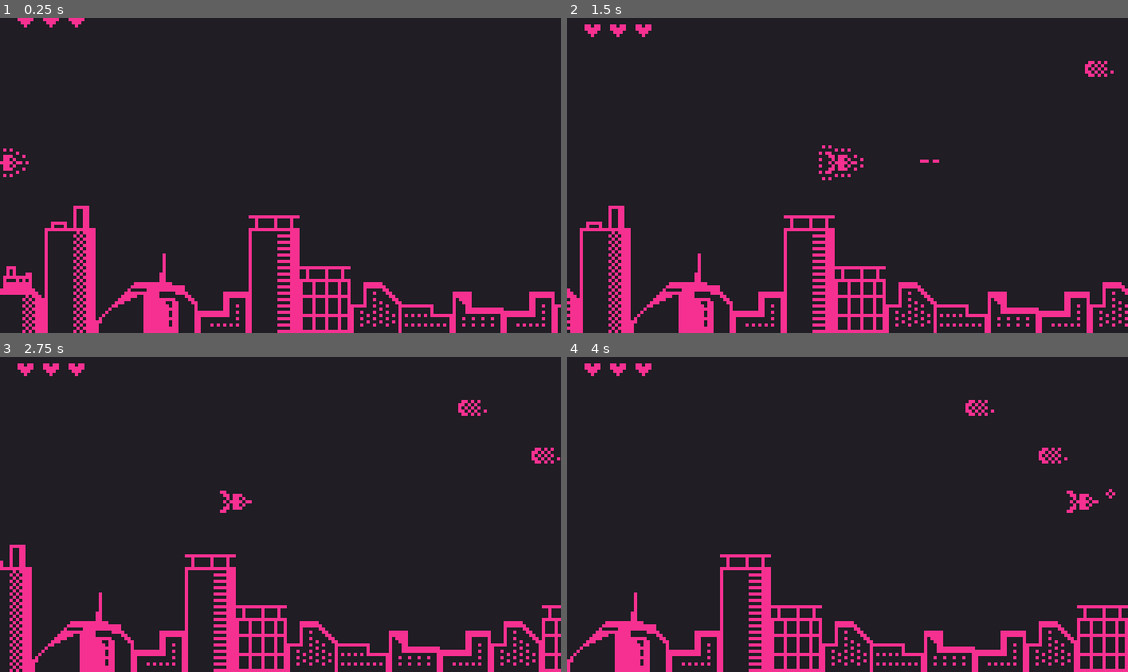
Above: before the commit, frames 1-4 (two rows, left to right).
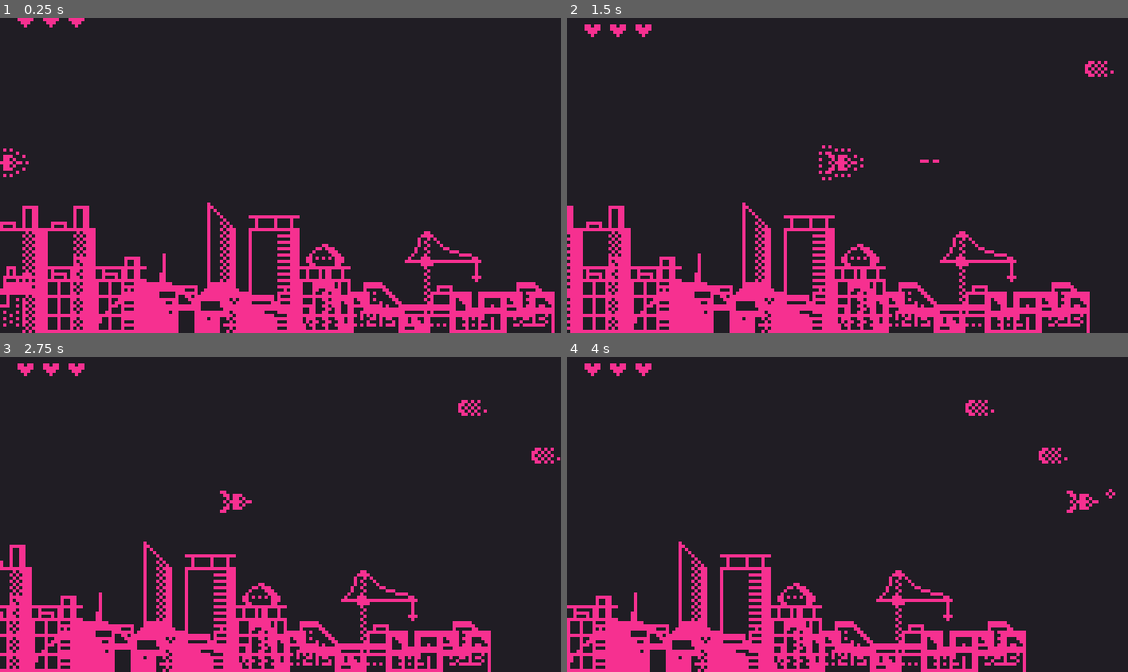
Above: after the commit, the same moments.

Repository: victor-romero-martinez/space-umpact
Game: Godot game, scene res://scenes/main.tscn
The game is run twice, just before and just after one commit, with the same random seed, the same clock (stepped at 60 frames per second) and the same inputs.
Inputs:
- Up to frame 1 (0.25 s): no input
- Up to frame 2 (1.5 s): tap Enter (ui_accept) at 0.5, 0.77 s; hold Right (ui_right) from 0.53 s (still down)
- Up to frame 3 (2.75 s): tap Enter (ui_accept) at 1.52 s; release Right (ui_right) at 2.03 s; hold Left (ui_left) from 2.03 s (still down)
- Up to frame 4 (4 s): release Left (ui_left) at 2.78 s; hold Right (ui_right) from 2.78 s (still down); tap Enter (ui_accept) at 3.02, 3.77 s

The runs differ from the first frame. In frame 1, 7.1% of the frame differs, in the area x 0-100%, y 58-100%; in frame 2, 7.0%; in frame 3, 6.7%; in frame 4, 6.9%.

Commit message:
update: background distribution

Diff:
--- a/scripts/map_chunk.gd
+++ b/scripts/map_chunk.gd
@@ -1,6 +1,7 @@
 extends Node2D
+class_name MapChunk
 
-signal screen_out(body)
+signal off_screen(body)
 
 @export var speed: float = 8.0
 @onready var screen_size = -Global.screen_size.x #WARNING: must be negative
@@ -9,5 +10,5 @@
 func _physics_process(delta):
 	position.x = position.x + delta * -speed
 
-	if position.x < screen_size:
-		screen_out.emit(self)
+	if position.x < screen_size: # screen_size is negative value (e.g. -176)
+		off_screen.emit(self)
--- a/scripts/map_manager.gd
+++ b/scripts/map_manager.gd
@@ -1,5 +1,12 @@
 @icon("res://assets/icons/gear.svg")
 extends Node2D
+
+''' Instructions
+	- add tilemap components as children
+	- add tiles in List Map on Inspector
+'''
+
+@export var list_map: Array[MapChunk] = []
 
 @onready var screen_size = Global.screen_size.x
 
@@ -7,21 +14,17 @@
 var counter: int = 0
 
 func _ready():
-	counter = get_child_count()
-
-	for i in counter:
-		total_size = screen_size * i
-		var c = get_child(i)
-		c.position.x = total_size
-
-
+	if not list_map.is_empty():
+		for child in list_map:
+			total_size = screen_size * counter
+			child.position.x = total_size
+			child.off_screen.connect(_on_exit_screen)
+			counter += 1
+	else:
+		push_error('List map is empty')
+#
+#
 #NOTE: no se si esta sea lo mas optimo
-func _on_tile_map_screen_out(body):
+func _on_exit_screen(body):
 	body.position.x = total_size
-
-func _on_tile_map_1_screen_out(body):
-	body.position.x = total_size
-
-
-func _on_tile_map_2_screen_out(body):
-	body.position.x = total_size
+#
